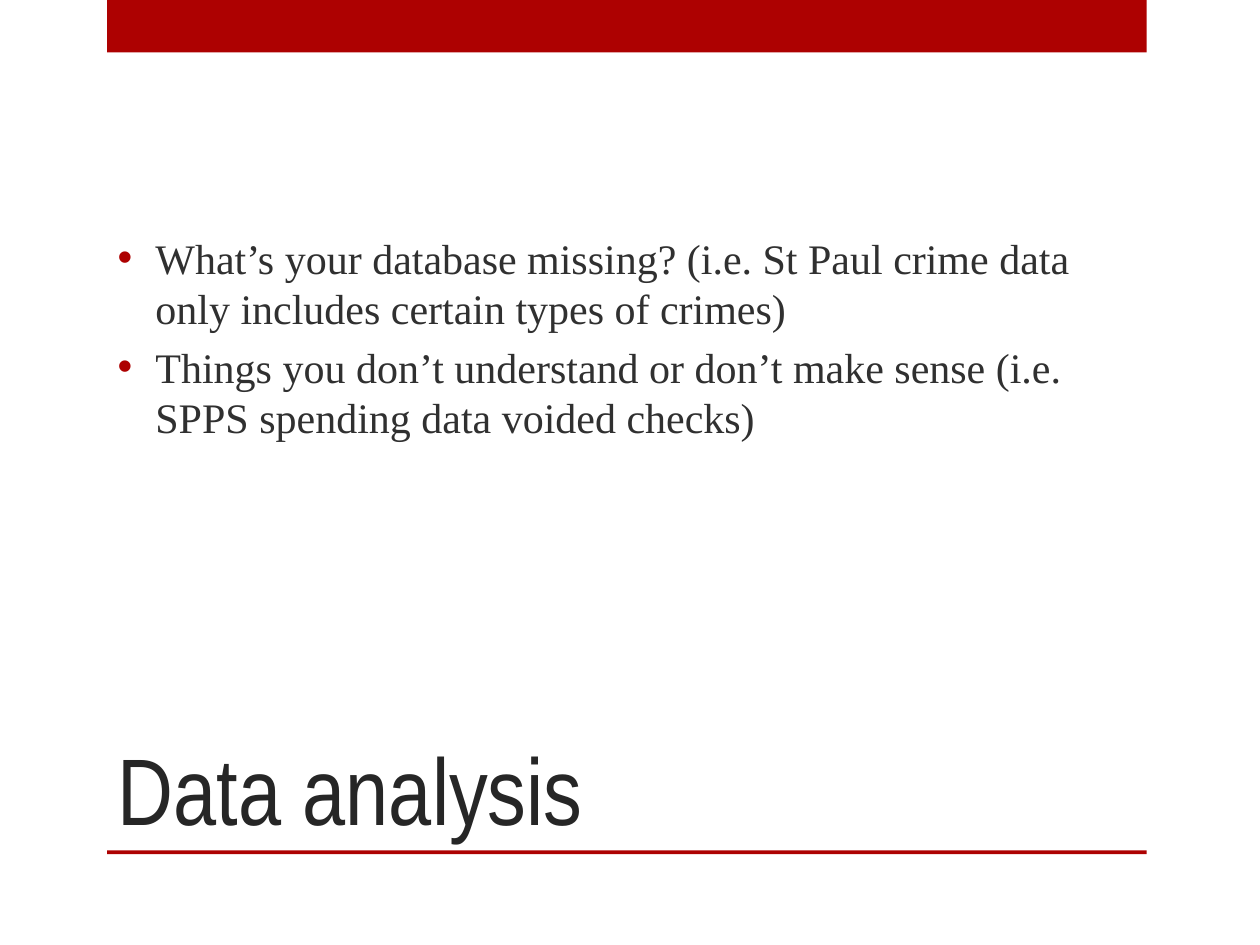
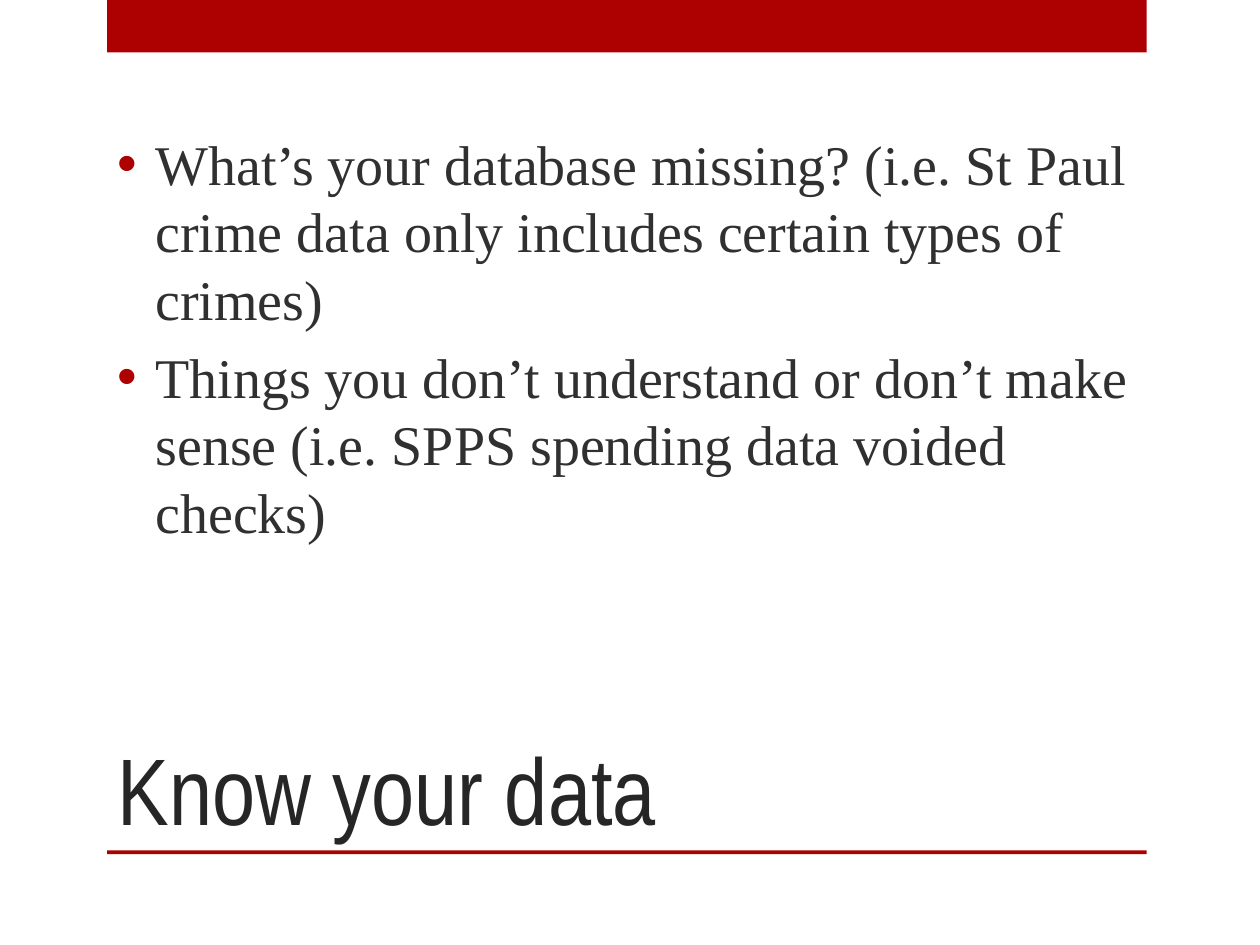
Before and after one commit to mjwebster/DataJ, a slide deck: slide 55 of Other/NumeracyStrib2015.pptx (slide 45 before the commit). Drawn at 1260x945 pixels with LibreOffice and Linux fonts; fonts in the diff are those of the drawing; background and template pictures are left out. Boxes give left, top, right and bottom in pixels: in the first picture for what was removed or moved away, otherwise in the second. Text is boxed around its words. In the diff, an @@ line names an element or a change of style, - is before the commit and + after.

```diff
--- a/Other/NumeracyStrib2015.pptx
+++ b/Other/NumeracyStrib2015.pptx
@@ text "What’s your database missing? (i.e. ..." at <box>155,146,1127,543</box>: size 24 to 32 pt; more space between paragraphs @@
@@ title at <box>118,756,656,842</box>: text changed @@
-Data analysis
+Know your data
```
Also in this commit, not shown: 37 other slides changed, 14 slides added, 8 slides removed, 6 other files.
